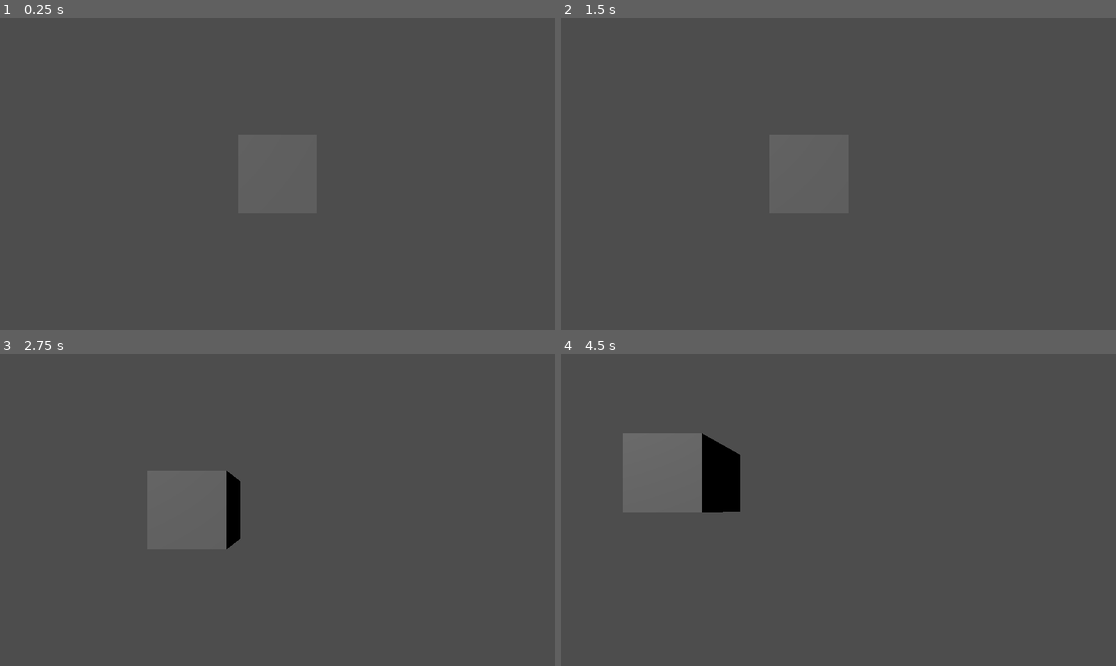
Above: before the commit, frames 1-4 (two rows, left to right).
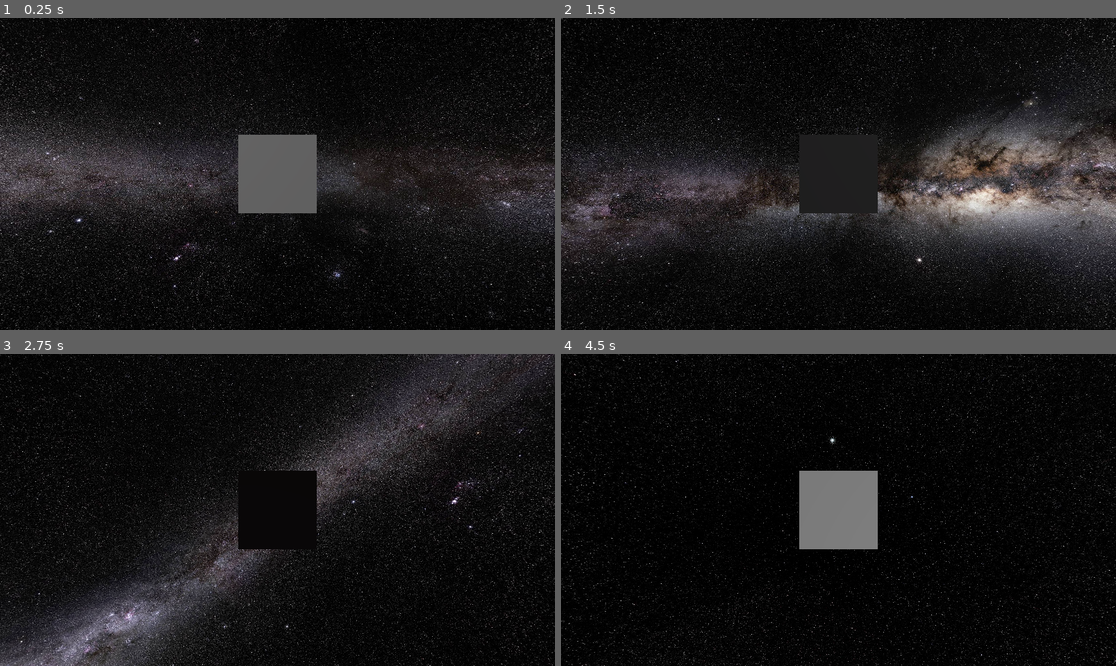
Above: after the commit, the same moments.

Repository: david-andrew/Aberration
Game: Godot game, scene res://world.tscn
Same seed, same stepped clock (60 frames per second), same inputs: the game is played once before the commit and once after it.
Inputs:
- Up to frame 1 (0.25 s): no input
- Up to frame 2 (1.5 s): tap Enter at 0.5 s; hold Right (right) 0.53-1.28 s; hold A (a) 0.53-1.28 s; tap D (d) at 0.8, 1.35 s; hold Down (down) from 1.28 s (still down)
- Up to frame 3 (2.75 s): tap E (e) at 1.55 s; release Down (down) at 2.03 s; hold Right (right) from 2.03 s (still down); hold E (e) from 2.03 s (still down); tap Q (q) at 2.3 s
- Up to frame 4 (4.5 s): release Right (right) at 2.78 s; release E (e) at 2.78 s; hold Up (up) 2.78-3.53 s; tap Q (q) at 2.85 s; tap S (s) at 3.05 s; hold S (s) 3.53-4.28 s; hold Left (left) from 3.53 s (still down); tap W (w) at 3.8, 4.35 s

The runs differ from the first frame. In frame 1, 89% of the frame differs, in the area x 0-100%, y 0-100%; in frame 2, 89%; in frame 3, 91%; in frame 4, 98%.

Commit message:
simple space texture and rotations

Diff:
--- a/Ship.gd
+++ b/Ship.gd
@@ -29,6 +29,7 @@
 	# if Input.is_action_pressed("s"):
 	# 	apply_impulse(Vector3(0, 0, 1) * delta)
 
+	## Translations ##
 	# translate left
 	if Input.is_action_pressed("a"):
 		apply_impulse(Vector3(-1, 0, 0) * delta)
@@ -53,3 +54,29 @@
 
 	# apply throttle
 	apply_impulse(Vector3(0, 0, -1) * throttle * delta)
+
+
+	## Rotations ##
+	# rotate +x
+	if Input.is_action_pressed("down"):
+		apply_torque_impulse(global_transform.basis.x * delta)
+
+	# rotate -x
+	if Input.is_action_pressed("up"):
+		apply_torque_impulse(-global_transform.basis.x * delta)
+
+	# rotate +y
+	if Input.is_action_pressed("left"):
+		apply_torque_impulse(global_transform.basis.y * delta)
+
+	# rotate -y
+	if Input.is_action_pressed("right"):
+		apply_torque_impulse(-global_transform.basis.y * delta)
+
+	# rotate +z
+	if Input.is_action_pressed("q"):
+		apply_torque_impulse(global_transform.basis.z * delta)
+
+	# rotate -z
+	if Input.is_action_pressed("e"):
+		apply_torque_impulse(-global_transform.basis.z * delta)
--- a/world.tscn
+++ b/world.tscn
@@ -1,10 +1,21 @@
-[gd_scene load_steps=4 format=3 uid="uid://dwyh17swso2yf"]
+[gd_scene load_steps=8 format=3 uid="uid://dwyh17swso2yf"]
 
 [ext_resource type="Script" path="res://Ship.gd" id="1_dojcp"]
+[ext_resource type="Texture2D" uid="uid://b1tg053uv0ffy" path="res://assets/textures/MilkeyWay.jpg" id="2_jrtur"]
 
 [sub_resource type="BoxShape3D" id="BoxShape3D_278ud"]
 
 [sub_resource type="BoxMesh" id="BoxMesh_l6wpm"]
+
+[sub_resource type="PanoramaSkyMaterial" id="PanoramaSkyMaterial_6eqga"]
+panorama = ExtResource("2_jrtur")
+
+[sub_resource type="Sky" id="Sky_u6aip"]
+sky_material = SubResource("PanoramaSkyMaterial_6eqga")
+
+[sub_resource type="Environment" id="Environment_4wuuw"]
+background_mode = 2
+sky = SubResource("Sky_u6aip")
 
 [node name="World" type="Node3D"]
 
@@ -17,8 +28,11 @@
 [node name="MeshInstance3D" type="MeshInstance3D" parent="Ship"]
 mesh = SubResource("BoxMesh_l6wpm")
 
-[node name="Camera3D" type="Camera3D" parent="."]
+[node name="Camera3D" type="Camera3D" parent="Ship"]
 transform = Transform3D(1, 0, 0, 0, 1, 0, 0, 0, 1, 0, 0, 3.06839)
 
 [node name="DirectionalLight3D" type="DirectionalLight3D" parent="."]
 transform = Transform3D(0.606566, -0.302769, -0.735125, 0.795013, 0.224463, 0.563534, -0.00561274, -0.926254, 0.376857, 0, 1.67446, 0)
+
+[node name="WorldEnvironment" type="WorldEnvironment" parent="."]
+environment = SubResource("Environment_4wuuw")
Binary file added: assets/textures/MilkeyWay.jpg
Not shown, added: assets/textures/MilkeyWay.jpg.import
